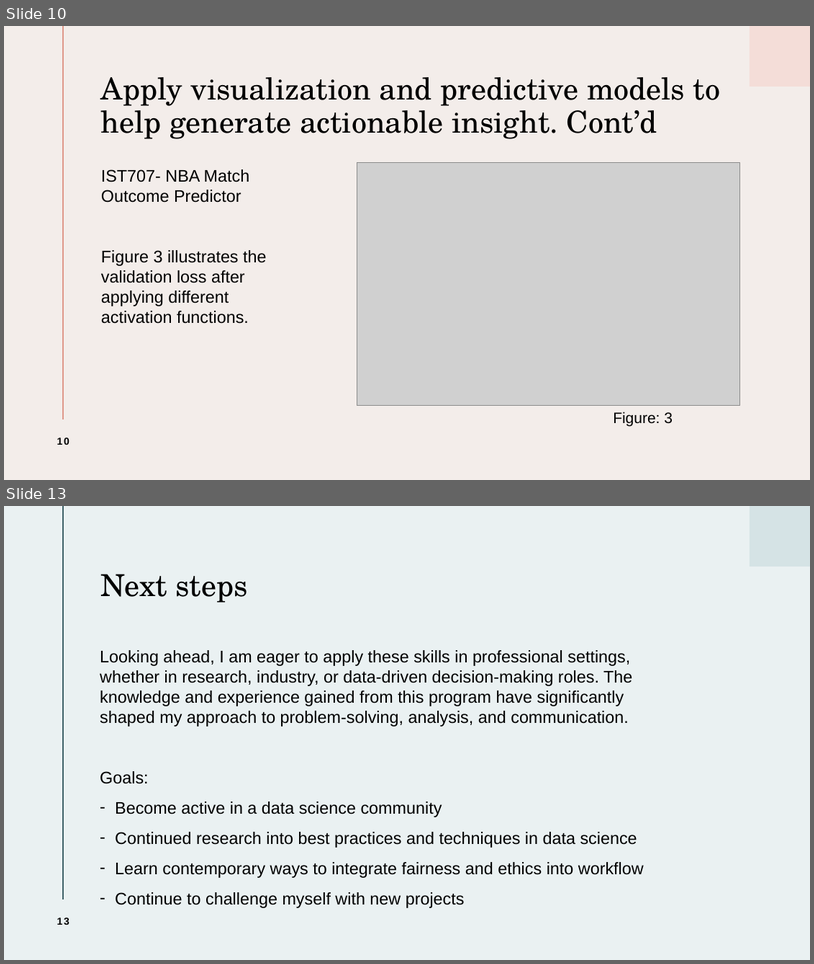
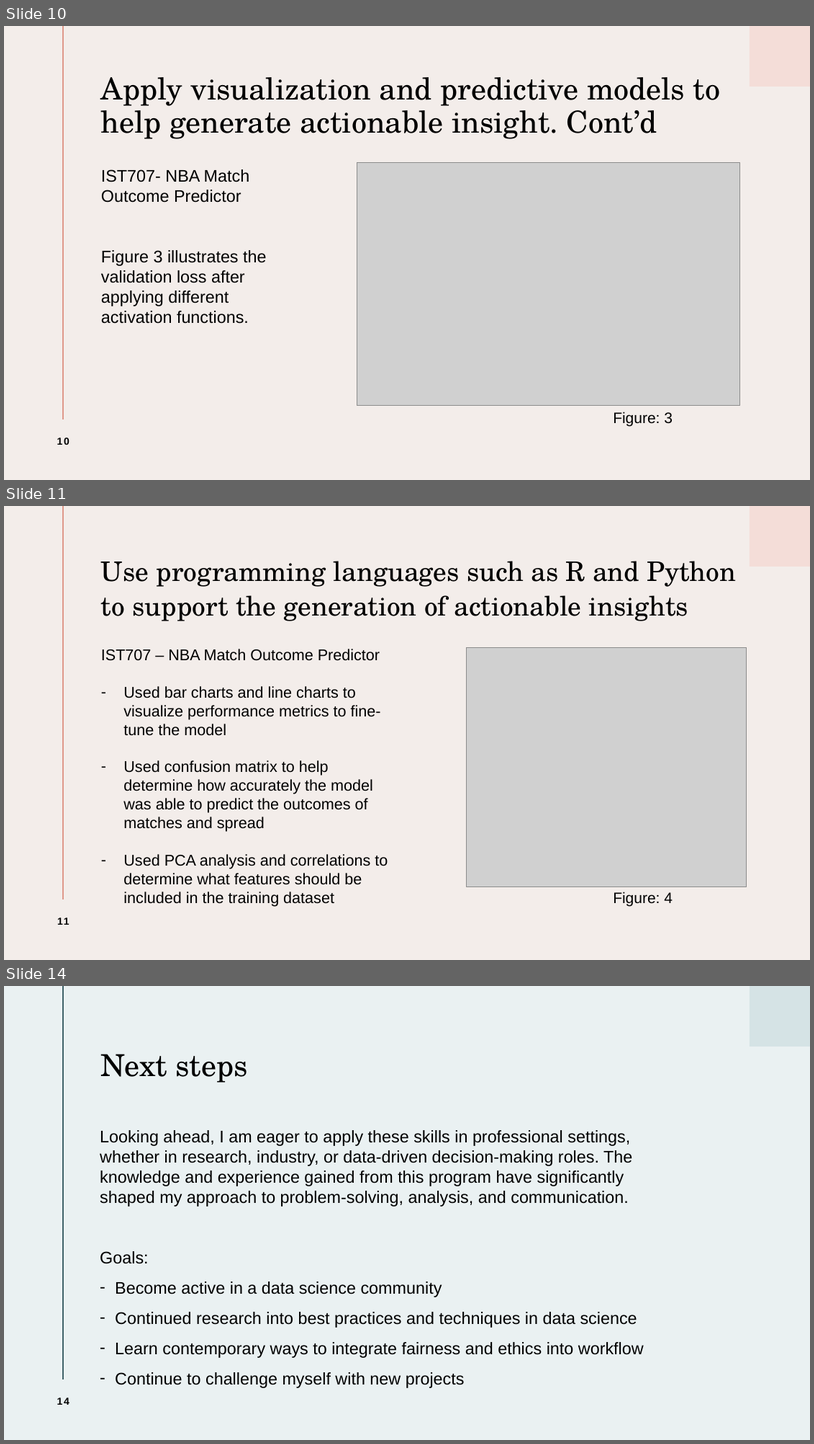
Before and after one commit to mervinmcdougall/ads-portfolio-project, a slide deck: ADS_Potfolio_Reflection_Deck.pptx. Shown one above the other, each under a label of ours: slides 10 and 13 before the commit, slides 10, 11 and 14 after it; the slides between them are not shown. The pictures are 814x964 and 814x1444 pixels, drawn with LibreOffice and Linux fonts; fonts in the diff are those of the drawing; grey boxes stand for pictures. Boxes give left, top, right and bottom in pixels: in the first picture for what was removed or moved away, otherwise in the second. Text is boxed around its words. In the diff, an @@ line names an element or a change of style, - is before the commit and + after.

```diff
--- a/ADS_Potfolio_Reflection_Deck.pptx
+++ b/ADS_Potfolio_Reflection_Deck.pptx
@@ slide 11 added at (4, 506, 810, 960), background #F3EDEA; not listed: 2 template elements that a slide beside it also shows @@
@@ title added at (101, 561, 737, 621), 32 pt, text #000000 @@
+Use programming languages such as R and Python to support the generation of actionable insights
@@ text added at (101, 649, 388, 906), 18.5 pt, text #000000 @@
+IST707 – NBA Match Outcome Predictor
+– Used bar charts and line charts to visualize performance metrics to fine-tune the model
+– Used confusion matrix to help determine how accurately the model was able to predict the outcomes of matches and spread
+– Used PCA analysis and correlations to determine what features should be included in the training dataset
@@ picture added at (467, 648, 747, 886) @@
@@ text added at (613, 891, 673, 906), 18 pt, text #000000 @@
+Figure: 4
@@ page number added at (57, 917, 70, 924), 12 pt, text #000000, bold @@
+11
@@ what was slide 13 is now slide 14 @@
@@ page number at (57, 1397, 70, 1404): text changed @@
-13
+14
```
Also in this commit, not shown: 3 slides changed, 1 other slide added, 1 slide removed, 3 other files.
